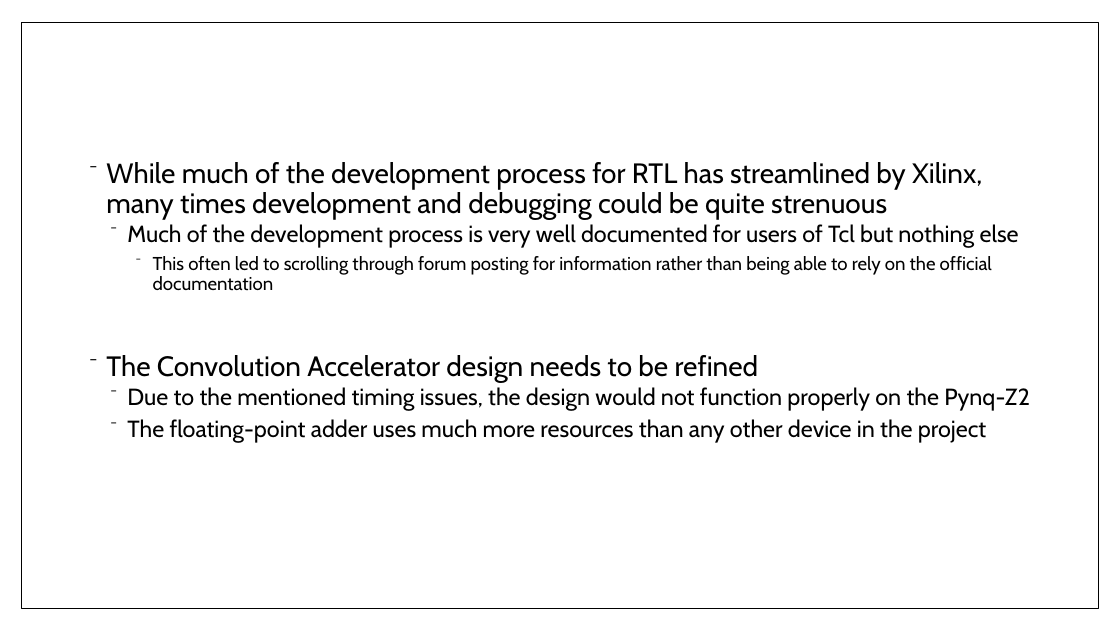
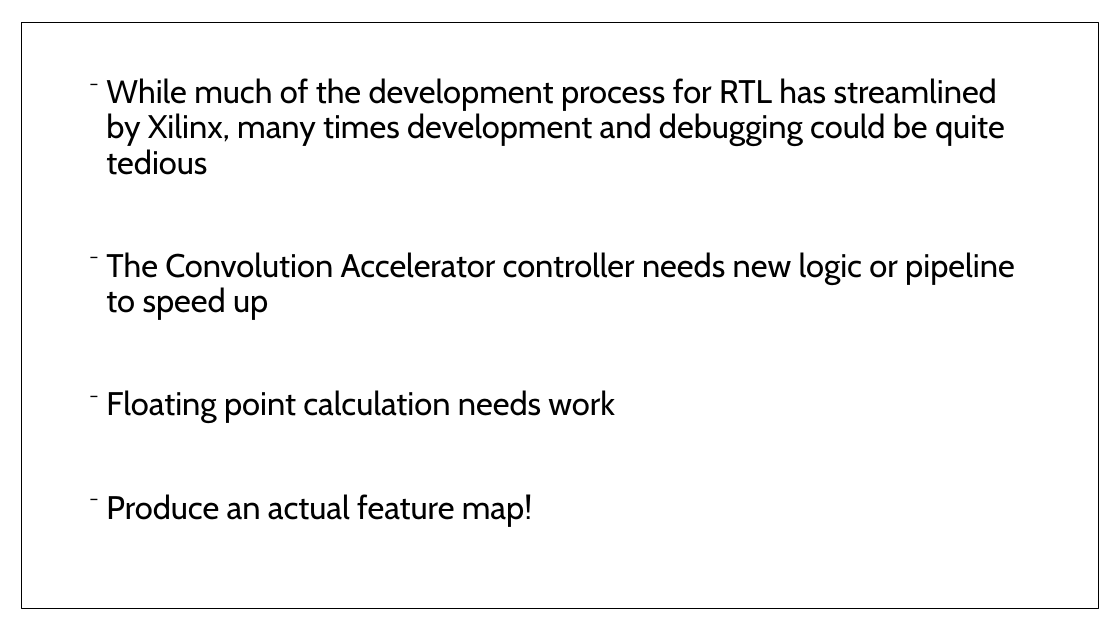
Before and after one commit to monkeyboyfr3sh/ReconHardware, a slide deck: slide 42 of Documents/Presentations/Presentation1.pptx. Drawn at 1120x630 pixels with LibreOffice and Linux fonts; fonts in the diff are those of the drawing. Boxes give left, top, right and bottom in pixels: in the first picture for what was removed or moved away, otherwise in the second. Text is boxed around its words. In the diff, an @@ line names an element or a change of style, - is before the commit and + after.

```diff
--- a/Documents/Presentations/Presentation1.pptx
+++ b/Documents/Presentations/Presentation1.pptx
@@ text at [106, 78, 1015, 527]: text changed; size 20 to 28 pt @@
-⁻ While much of the development process for RTL has streamlined by Xilinx, many times development and debugging could be quite strenuous
-  ⁻ Much of the development process is very well documented for users of Tcl but nothing else
-    ⁻ This often led to scrolling through forum posting for information rather than being able to rely on the official documentation
-⁻ The Convolution Accelerator design needs to be refined
-  ⁻ Due to the mentioned timing issues, the design would not function properly on the Pynq-Z2
-  ⁻ The floating-point adder uses much more resources than any other device in the project
+⁻ While much of the development process for RTL has streamlined by Xilinx, many times development and debugging could be quite tedious
+⁻ The Convolution Accelerator controller needs new logic or pipeline to speed up
+⁻ Floating point calculation needs work
+⁻ Produce an actual feature map!
```
Also in this commit, not shown: 27 other slides changed.
